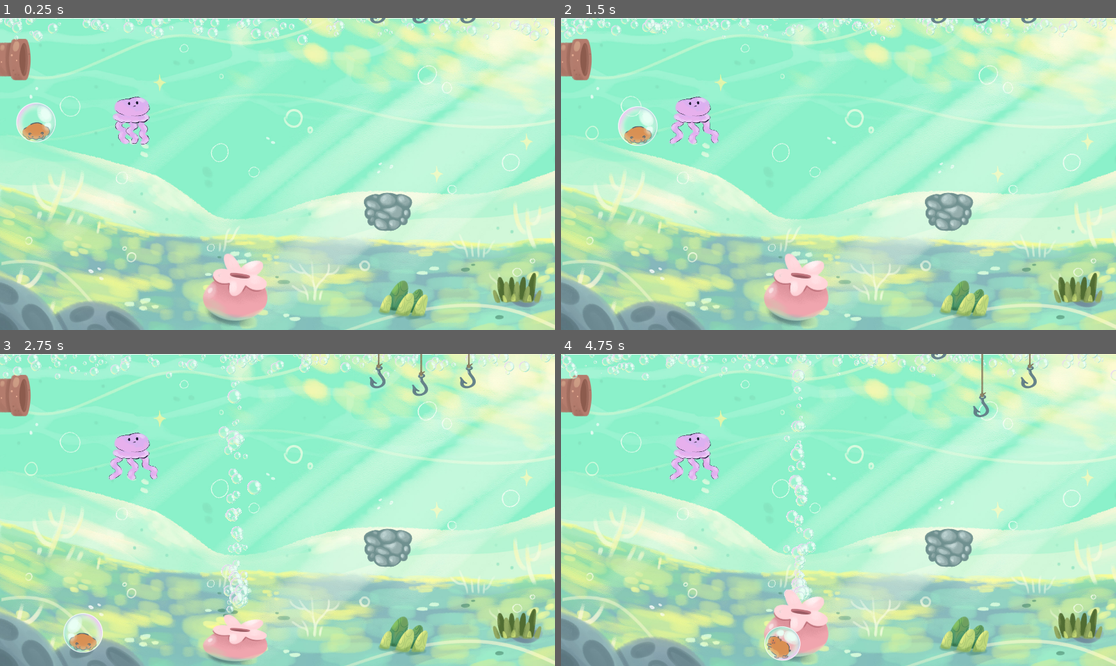
Above: before the commit, frames 1-4 (two rows, left to right).
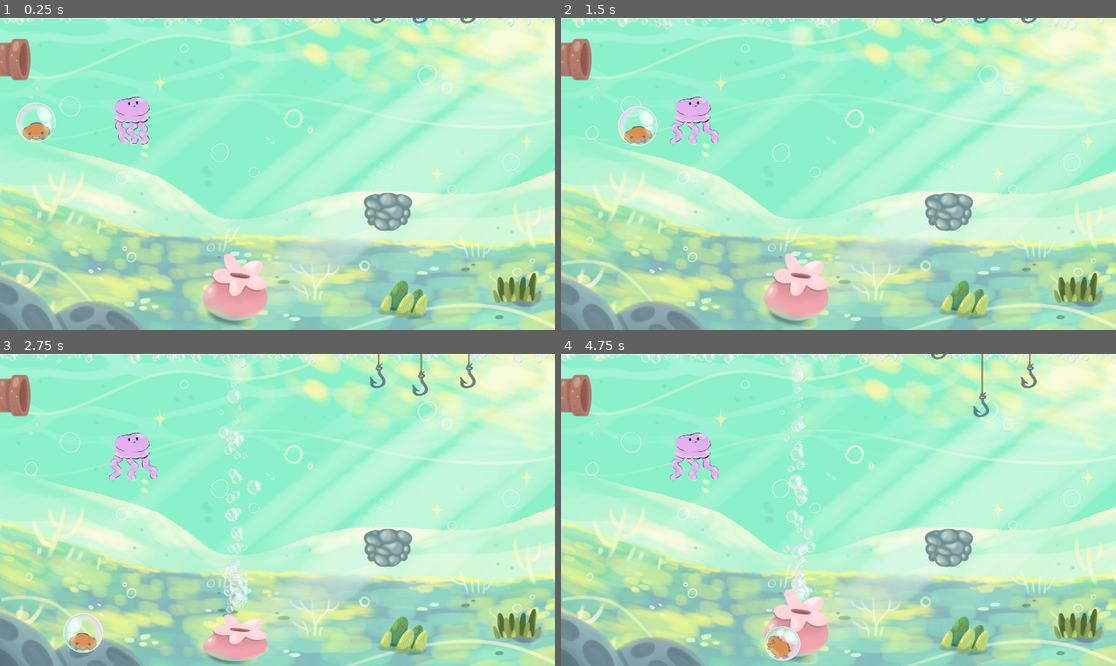
Above: after the commit, the same moments.

Repository: FedeAdra25/gamejam2025
Game: Godot game, scene res://levels/level_1.tscn
Two runs of this game, one before a commit and one after it. Both use one fixed random seed, a clock stepped at 60 frames per second and the inputs below. The engine's default icon, where the game draws it, is replaced by a stand-in: a white triangle on a blue panel in a dark square.
Inputs (mouse positions are in pixels of both pictures, inside the frame that each line leads up to):
- Up to frame 1 (0.25 s): no input
- Up to frame 2 (1.5 s): move the mouse to (960, 158) at 0.52 s; hold Space (jump) 0.53-1.28 s; hold D (right) from 0.53 s (still down); click (960, 158) at 0.67 s; move the mouse to (727, 189) at 1.27 s; tap Space (jump) at 1.35 s
- Up to frame 3 (2.75 s): tap Space (jump) at 1.52, 1.82 s; move the mouse to (333, 441) at 2.02 s; release D (right) at 2.03 s; hold A (left) from 2.03 s (still down); hold Space (jump) from 2.03 s (still down)
- Up to frame 4 (4.75 s): move the mouse to (810, 572) at 2.77 s; release A (left) at 2.78 s; release Space (jump) at 2.78 s; hold D (right) 2.78-4.28 s; tap Space (jump) at 2.85, 3.02, 3.32, 4.35, 4.52 s; click (810, 572) at 2.92 s; move the mouse to (1005, 556) at 3.52 s; hold Space (jump) 3.53-4.28 s; move the mouse to (672, 463) at 4.27 s; hold A (left) from 4.28 s (still down)

The runs differ from the first frame. In frame 1, 1.4% of the frame differs, in the area x 0-100%, y 0-9%; in frame 2, 1.5%; in frame 3, 1.5%; in frame 4, 1.6%.
Error in both runs: Invalid access to property or key 'position' on a base object of type 'null instance'. (res://scripts/camera_follow.gd:9)

Commit message:
Sponge animation

Diff:
--- a/bombon/levels/level_1.tscn
+++ b/bombon/levels/level_1.tscn
@@ -7,7 +7,6 @@
 [ext_resource type="PackedScene" uid="uid://dt1aw6txf0sk3" path="res://scenes/surface.tscn" id="7_4i4m0"]
 [ext_resource type="Texture2D" uid="uid://ci2i83qulla2u" path="res://sprites/Background 0.3.jpg" id="8_40cbw"]
 [ext_resource type="Texture2D" uid="uid://bjj5myaluho47" path="res://sprites/pipe.png" id="9_knw8h"]
-[ext_resource type="Texture2D" uid="uid://ckbwehd1arqx" path="res://sprites/bubble.png" id="9_oiftd"]
 [ext_resource type="PackedScene" uid="uid://dvg0crd22tv4v" path="res://scenes/camera.tscn" id="10_nnac8"]
 [ext_resource type="PackedScene" uid="uid://b5em7oso028vc" path="res://scenes/sponge.tscn" id="10_wxtig"]
 [ext_resource type="PackedScene" uid="uid://cmdbh32ttv8vx" path="res://scenes/shark.tscn" id="11_8yxr3"]
@@ -16,16 +15,6 @@
 [ext_resource type="PackedScene" uid="uid://b6mayorbuqksf" path="res://scenes/platform.tscn" id="13_yaf3g"]
 
 [sub_resource type="WorldBoundaryShape2D" id="WorldBoundaryShape2D_n0ryr"]
-
-[sub_resource type="ParticleProcessMaterial" id="ParticleProcessMaterial_gdfc7"]
-particle_flag_disable_z = true
-emission_shape_offset = Vector3(2000, 0, 0)
-emission_shape_scale = Vector3(2000, 30, 1)
-emission_shape = 3
-emission_box_extents = Vector3(1, 1, 1)
-gravity = Vector3(0, 98, 0)
-scale_min = 0.01
-scale_max = 0.3
 
 [node name="Level1" type="Node2D"]
 position = Vector2(-6, 0)
@@ -41,10 +30,10 @@
 start_delay = 5.0
 DELAY = 2.0
 
-[node name="Surface" parent="." instance=ExtResource("7_4i4m0")]
+[node name="Scenario" type="Node2D" parent="."]
+
+[node name="Surface" parent="Scenario" instance=ExtResource("7_4i4m0")]
 position = Vector2(6, 12)
-
-[node name="Scenario" type="Node2D" parent="."]
 
 [node name="Background" type="Node2D" parent="Scenario"]
 
@@ -76,15 +65,6 @@
 shape = SubResource("WorldBoundaryShape2D_n0ryr")
 one_way_collision = true
 
-[node name="Ceiling" type="Node2D" parent="Scenario"]
-
-[node name="GPUParticles2D" type="GPUParticles2D" parent="Scenario/Ceiling"]
-amount = 400
-process_material = SubResource("ParticleProcessMaterial_gdfc7")
-texture = ExtResource("9_oiftd")
-preprocess = 2.0
-visibility_rect = Rect2(0, 0, 3000, 200)
-
 [node name="Platform" parent="Scenario" instance=ExtResource("13_yaf3g")]
 position = Vector2(1348, 671)
 
@@ -96,7 +76,7 @@
 scale = Vector2(0.525627, 0.525627)
 
 [node name="Shark" parent="." instance=ExtResource("11_8yxr3")]
-position = Vector2(-441, 2111)
+position = Vector2(-441, 2120)
 amountToMove = Vector2(0, -1500)
 
 [node name="BackgroundMusic" type="Node2D" parent="."]
--- a/bombon/scenes/sponge.tscn
+++ b/bombon/scenes/sponge.tscn
@@ -1,7 +1,49 @@
-[gd_scene load_steps=4 format=3 uid="uid://b5em7oso028vc"]
+[gd_scene load_steps=7 format=3 uid="uid://b5em7oso028vc"]
 
 [ext_resource type="Script" path="res://scripts/sponge.gd" id="1_a33xt"]
-[ext_resource type="Texture2D" uid="uid://dsr4o454yvxi" path="res://sprites/sponge.png" id="2_14p1r"]
+[ext_resource type="Texture2D" uid="uid://bxnrnl7nn5gu7" path="res://sprites/sponge00.png" id="2_8utjr"]
+[ext_resource type="Texture2D" uid="uid://dfcf3a3gqu65h" path="res://sprites/sponge01.png" id="3_oy2tp"]
+[ext_resource type="Texture2D" uid="uid://ba1v3mtf41ihh" path="res://sprites/sponge02.png" id="4_x2tr4"]
+
+[sub_resource type="SpriteFrames" id="SpriteFrames_0x6lm"]
+animations = [{
+"frames": [{
+"duration": 1.0,
+"texture": ExtResource("3_oy2tp")
+}, {
+"duration": 1.0,
+"texture": ExtResource("3_oy2tp")
+}, {
+"duration": 1.0,
+"texture": ExtResource("4_x2tr4")
+}, {
+"duration": 1.0,
+"texture": ExtResource("2_8utjr")
+}, {
+"duration": 1.0,
+"texture": ExtResource("3_oy2tp")
+}, {
+"duration": 1.0,
+"texture": ExtResource("3_oy2tp")
+}, {
+"duration": 1.0,
+"texture": ExtResource("4_x2tr4")
+}, {
+"duration": 1.0,
+"texture": ExtResource("2_8utjr")
+}],
+"loop": false,
+"name": &"bounce",
+"speed": 30.0
+}, {
+"frames": [{
+"duration": 1.0,
+"texture": ExtResource("2_8utjr")
+}],
+"loop": true,
+"name": &"default",
+"speed": 5.0
+}]
 
 [sub_resource type="RectangleShape2D" id="RectangleShape2D_qa1bb"]
 size = Vector2(352, 200)
@@ -9,8 +51,11 @@
 [node name="Sponge" type="Area2D"]
 script = ExtResource("1_a33xt")
 
-[node name="Sprite2D" type="Sprite2D" parent="."]
-texture = ExtResource("2_14p1r")
+[node name="Sprite2D" type="AnimatedSprite2D" parent="."]
+sprite_frames = SubResource("SpriteFrames_0x6lm")
+animation = &"bounce"
+frame = 7
+frame_progress = 1.0
 
 [node name="CollisionShape2D" type="CollisionShape2D" parent="."]
 shape = SubResource("RectangleShape2D_qa1bb")
--- a/bombon/scenes/surface.tscn
+++ b/bombon/scenes/surface.tscn
@@ -1,15 +1,34 @@
-[gd_scene load_steps=3 format=3 uid="uid://dt1aw6txf0sk3"]
+[gd_scene load_steps=5 format=3 uid="uid://dt1aw6txf0sk3"]
 
 [ext_resource type="Script" path="res://scripts/surface.gd" id="1_mx0wa"]
+[ext_resource type="Texture2D" uid="uid://ckbwehd1arqx" path="res://sprites/bubble.png" id="2_snn3e"]
 
 [sub_resource type="RectangleShape2D" id="RectangleShape2D_ied47"]
 size = Vector2(2830, 20)
+
+[sub_resource type="ParticleProcessMaterial" id="ParticleProcessMaterial_ccji8"]
+particle_flag_disable_z = true
+emission_shape_offset = Vector3(1400, 0, 0)
+emission_shape_scale = Vector3(1400, 30, 1)
+emission_shape = 3
+emission_box_extents = Vector3(1, 1, 1)
+gravity = Vector3(40, -70, 0)
+scale_min = 0.01
+scale_max = 0.3
 
 [node name="Surface" type="Area2D"]
 script = ExtResource("1_mx0wa")
 
 [node name="CollisionShape2D" type="CollisionShape2D" parent="."]
-position = Vector2(1405, 0)
+position = Vector2(1405, -157)
 shape = SubResource("RectangleShape2D_ied47")
 
+[node name="GPUParticles2D" type="GPUParticles2D" parent="."]
+position = Vector2(-6, -12)
+amount = 400
+process_material = SubResource("ParticleProcessMaterial_ccji8")
+texture = ExtResource("2_snn3e")
+preprocess = 2.0
+visibility_rect = Rect2(0, 0, 3000, 200)
+
 [connection signal="body_entered" from="." to="." method="_on_body_entered"]
--- a/bombon/scripts/sponge.gd
+++ b/bombon/scripts/sponge.gd
@@ -1,6 +1,10 @@
 extends Area2D
+
+@onready var animator = $Sprite2D
+
 
 func _on_body_entered(body: Node2D) -> void:
 	if (body.has_method("sponge_jump")):
 		body.get_angle_to(global_position)
 		body.sponge_jump(gravity_point_center)
+		animator.play("bounce")
Not shown: 1 places in bombon/levels/level_1.tscn that only renumber resources
